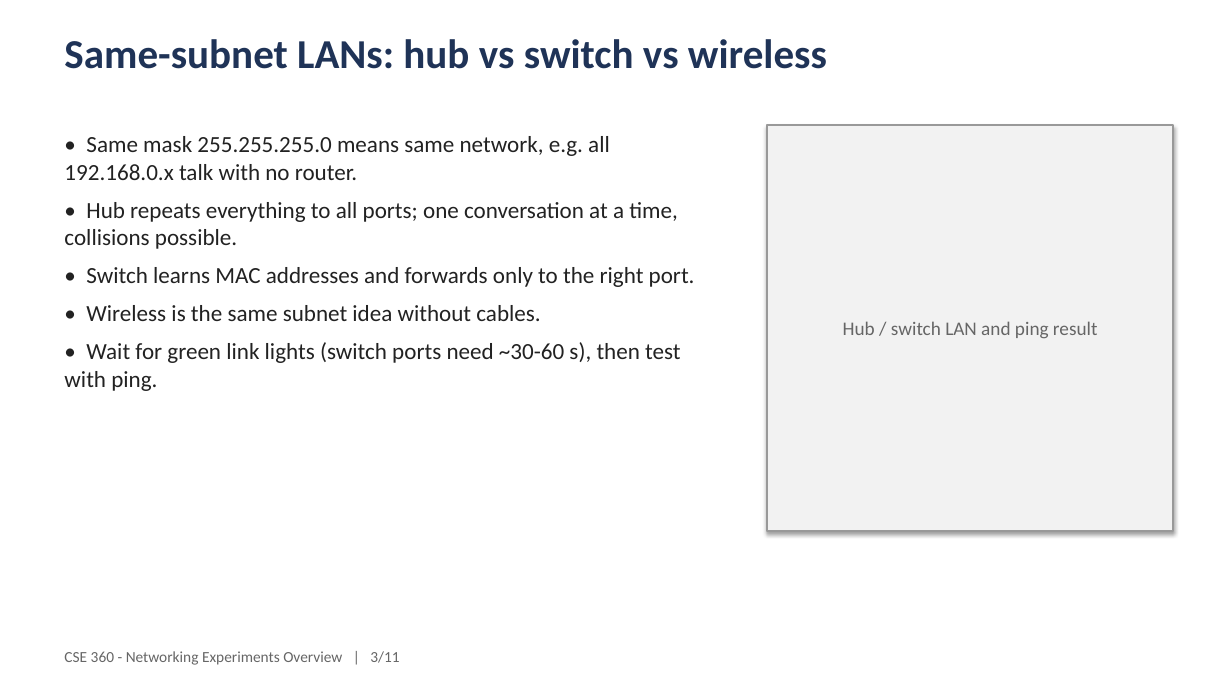
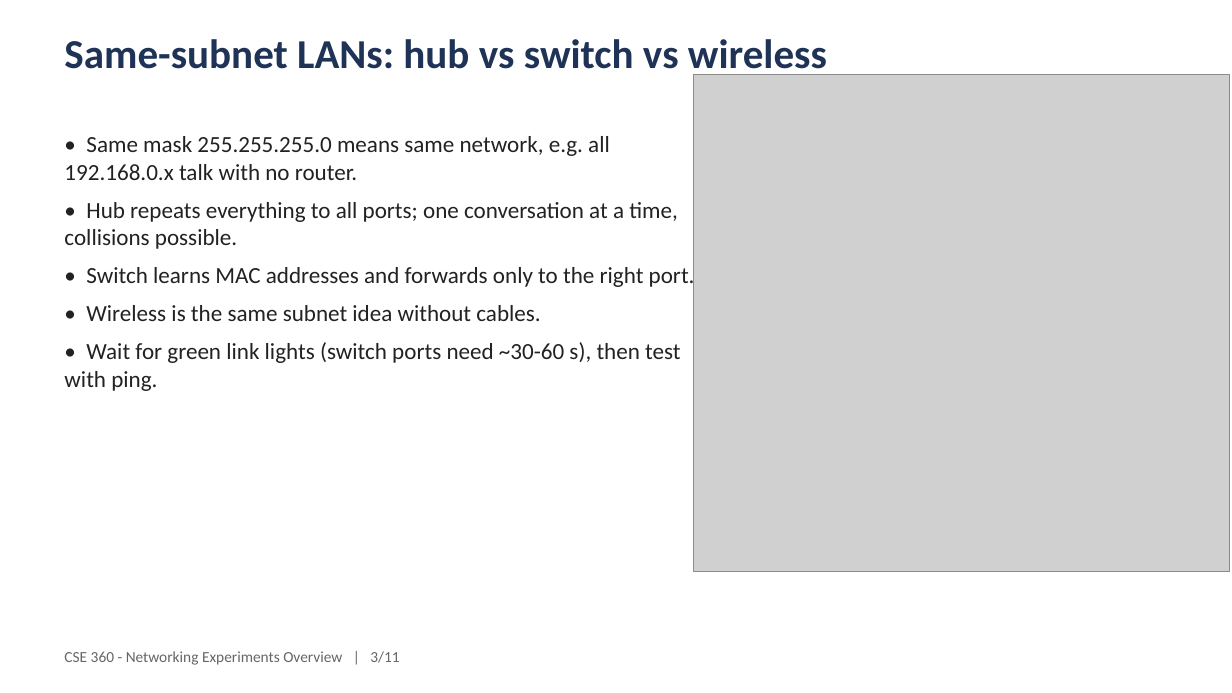
Before and after one commit to A7reus/CSE-360, a slide deck: slide 3 of presentation/CSE360-experiments-overview.pptx. Drawn at 1232x693 pixels with LibreOffice and Linux fonts; fonts in the diff are those of the drawing; grey boxes stand for pictures. Boxes give left, top, right and bottom in pixels: in the first picture for what was removed or moved away, otherwise in the second. Text is boxed around its words. In the diff, an @@ line names an element or a change of style, - is before the commit and + after.

```diff
--- a/presentation/CSE360-experiments-overview.pptx
+++ b/presentation/CSE360-experiments-overview.pptx
@@ picture added at box(694, 75, 1229, 573) @@
@@ rectangle removed at box(767, 125, 1174, 531) @@
-Hub / switch LAN and ping result
```
Also in this commit, not shown: 8 other slides changed, 1 other file.
